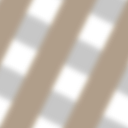
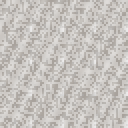
Layer changes from the first 128 x 128 image to the second:
added layer "Rectangle 2" (lighten, 44%) above "Rectangle 1" over [left=0, top=0, right=128, bottom=128]
added layer "Rectangle 1" above "Rectangle 1 copy 3" over [left=0, top=0, right=128, bottom=128]
hid "Rectangle 1 copy 3", painted on it over [left=0, top=0, right=128, bottom=128]
